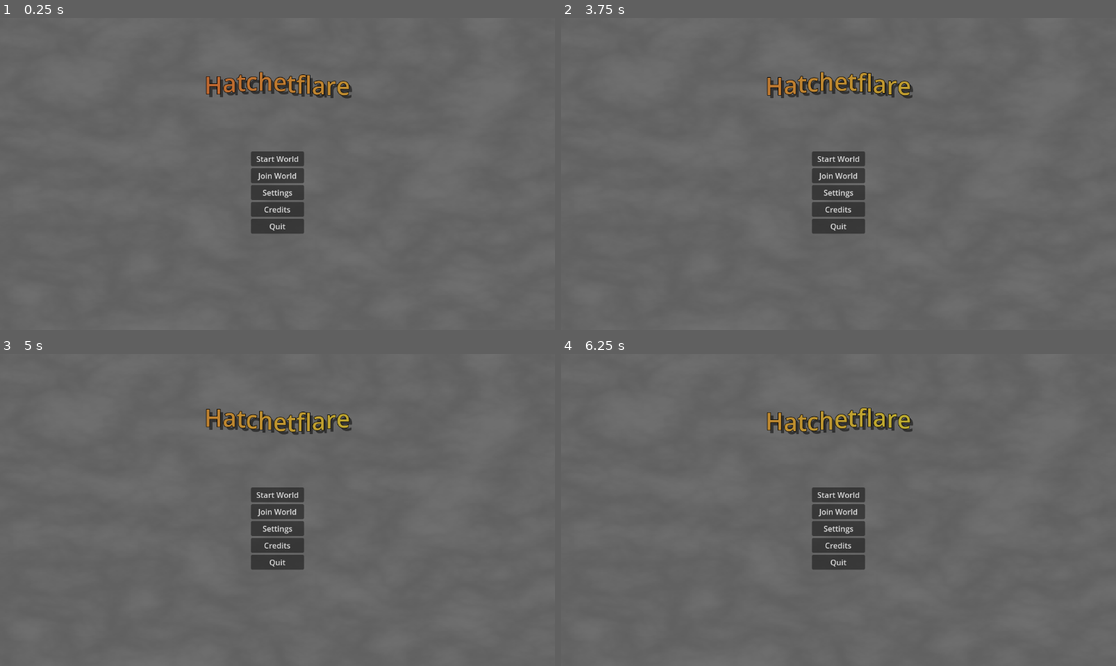
Above: before the commit, frames 1-4 (two rows, left to right).
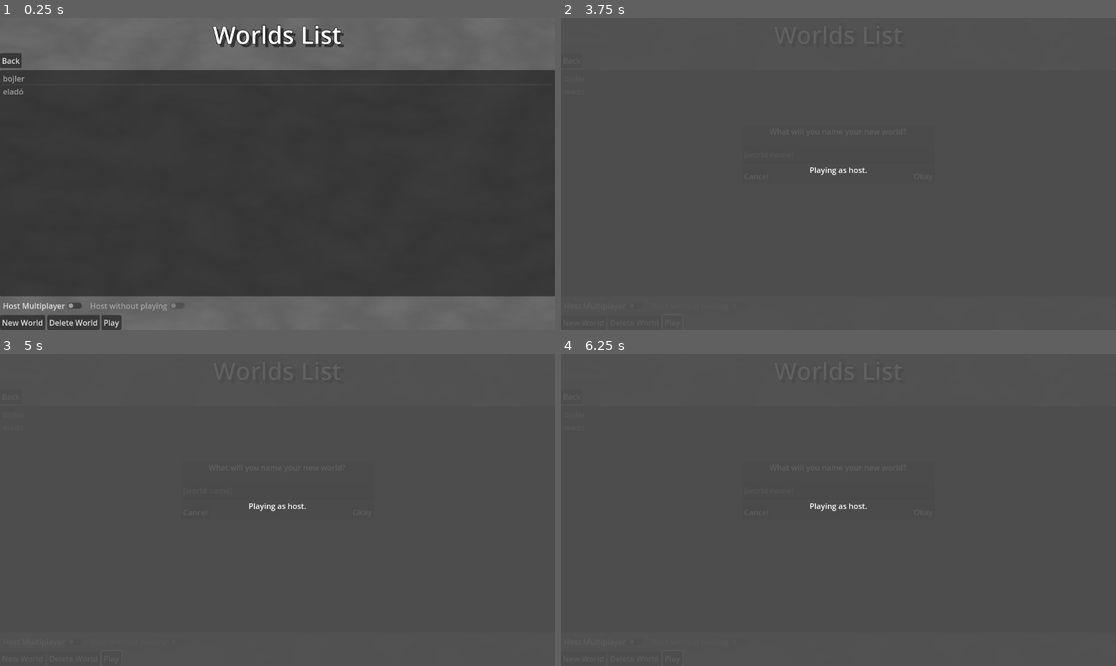
Above: after the commit, the same moments.

Repository: pixerhp/Hatchetflair
Game: Godot game, scene res://scenes/main_menu.tscn
Same seed, same stepped clock (60 frames per second), same inputs: the game is played once before the commit and once after it.
Inputs (mouse positions are in pixels of both pictures, inside the frame that each line leads up to):
- Up to frame 1 (0.25 s): no input
- Up to frame 2 (3.75 s): click "Start World" (after the commit: "Back") at 0.5 s; click "Back" (after the commit: "Start World") at 1.25 s; click (583, 323) at 2 s, where only the run after the commit has a clickable "New World"; click (583, 323) at 2.75 s, where only the run after the commit has a clickable "New World"; click (672, 323) at 3.5 s, where only the run after the commit has a clickable "Play"
- Up to frame 3 (5 s): click (111, 659) at 4.25 s, where only the run after the commit has a clickable "Play"
- Up to frame 4 (6.25 s): click (921, 513) at 5 s, where only the run after the commit has a clickable "Okay"; click (921, 513) at 5.75 s, where only the run after the commit has a clickable "Okay"

The runs differ from the first frame. In frame 1, 72% of the frame differs, in the area x 0-100%, y 2-100%; in frame 2, 43%; in frame 3, 43%; in frame 4, 43%.

Commit message:
Added better "delete world" functionality

Diff:
--- a/scenes/main_menu.tscn
+++ b/scenes/main_menu.tscn
@@ -42,6 +42,7 @@
 grow_vertical = 2
 
 [node name="TitleScreen" type="Control" parent="Menus"]
+visible = false
 layout_mode = 1
 anchors_preset = 15
 anchor_right = 1.0
@@ -114,7 +115,6 @@
 size_flags_stretch_ratio = 2.0
 
 [node name="WorldsScreen" type="Control" parent="Menus"]
-visible = false
 layout_mode = 1
 anchors_preset = 15
 anchor_right = 1.0
--- a/scripts/worlds_menu.gd
+++ b/scripts/worlds_menu.gd
@@ -33,7 +33,7 @@
 	new_world_popup.hide()
 
 func delete_world():
-	worlds_list.pop_back()
+	worlds_list.erase(worlds_list[worlds_text.get_selected_items()[0]])
 	update_worlds_list()
 
 # Update the visible list for the player.
